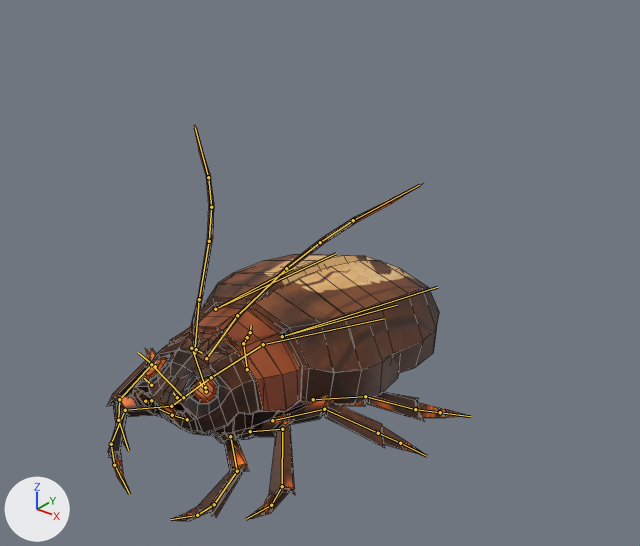
Two versions of the Blender file Assets/Blender/Cockroach_Enemy_NEW.blend, one commit apart.
Rendered twice from a camera (50 mm lens) standing at (0.763, -0.731, 0.796) and looking at (0.059, 0.149, 0.25). The lights are fixed; the arrows at lower left show +X, +Y and +Z. The older version comes first. Both versions are drawn at frame 294 of the action 'Cockroach_Alert.001'; the numbers are the values there. The bones that bend it are drawn over the model as lines. Mesh edges are drawn as thin lines.

The first picture shows 'Cockroach_Smol', 'Cockroach_Smol_2', 'Cockroach_Smol_3'.
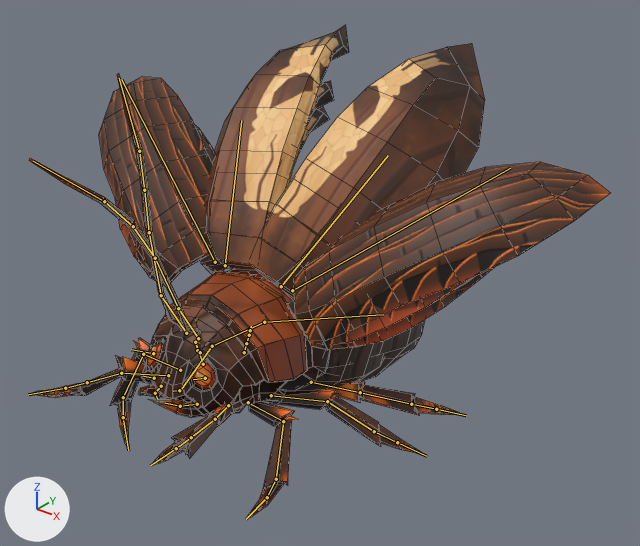
Boxes [x1, y1, x2, y2] around the edits, measured in the pictures (640 x 546 px):
'Cockroach_Smol_2', posed: before [108, 254, 439, 516]; after [78, 25, 611, 487]
'Cockroach_Smol', posed: before [107, 125, 471, 521]; after [30, 74, 475, 515]
'Cockroach_Smol_3', posed (55% wider, 13% taller): before [124, 126, 425, 519]; after [29, 73, 496, 519]
bone 'Spine', root to tip: before (211, 377) to (263, 344); after (212, 346) to (264, 322)
bone 'Head', root to tip: before (211, 377) to (169, 407); after (212, 346) to (179, 392)
bone 'Jaw.R', root to tip: before (151, 400) to (145, 401); after (161, 386) to (155, 393)
bone 'Jaw.L', root to tip: before (187, 419) to (172, 415); after (197, 404) to (180, 406)
bone 'Anten_01.R', root to tip: before (194, 353) to (199, 299); after (186, 333) to (161, 295)
bone 'Anten_02.R', root to tip: before (199, 299) to (209, 241); after (161, 295) to (149, 232)
bone 'Anten_03.R', root to tip: before (209, 241) to (211, 207); after (149, 232) to (144, 190)
bone 'Anten_04.R', root to tip: before (211, 207) to (208, 177); after (144, 190) to (139, 151)
bone 'Anten_05.R', root to tip: before (208, 177) to (195, 127); after (139, 151) to (119, 78)
bone 'Anten_01.L', root to tip: before (206, 358) to (237, 315); after (198, 338) to (178, 308)
bone 'Anten_02.L', root to tip: before (237, 315) to (286, 268); after (178, 308) to (155, 258)
bone 'Anten_03.L', root to tip: before (286, 268) to (320, 242); after (155, 258) to (133, 226)
bone 'Anten_04.L', root to tip: before (320, 242) to (353, 220); after (133, 226) to (104, 201)
bone 'Anten_05.L', root to tip: before (353, 220) to (419, 185); after (104, 201) to (33, 161)
bone 'Butt', root to tip: before (263, 344) to (384, 318); after (264, 322) to (383, 314)
bone 'wing_lid.L', root to tip: before (282, 336) to (397, 305); after (281, 286) to (388, 155)
bone 'wing_lid.R', root to tip: before (215, 309) to (292, 268); after (225, 265) to (241, 120)
bone 'wing.L', root to tip: before (282, 336) to (437, 287); after (292, 290) to (510, 168)
bone 'wing.R', root to tip: before (215, 309) to (336, 253); after (215, 262) to (121, 79)

The change in detail:
Bone 'F_IK.R' (bone_f_ik_r) moves from (0.122, -0.046, 0.0) to (0.047, -0.126, 0.172).
Bone 'F_IK.L' (bone_f_ik_l) moves from (-0.122, -0.046, 0.0) to (-0.05, -0.126, 0.172).
Bone 'Spine' (bone_spine) moves from (0.0, 0.011, -0.041) to (0.0, 0.025, 0.005).
Bone 'Spine' (bone_spine) turns from (-7, 0, 0) to (-14, 0, 0) degrees about its own x, y and z.
Bone 'Head' (bone_head) turns from (12, 0, 0) to (-21, 0, 0) degrees about its own x, y and z.
Bone 'Jaw.R' (bone_jaw_r) turns from (44, 0, 1) to (44, -2, 3) degrees about its own x, y and z.
Bone 'Jaw.L' (bone_jaw_l) turns from (44, 0, -1) to (44, 2, -3) degrees about its own x, y and z.
Bone 'Anten_01.R' (bone_anten_01_r) turns from (17, -20, 10) to (50, -11, -1) degrees about its own x, y and z.
Bone 'Anten_02.R' (bone_anten_02_r) turns from (9, -11, 5) to (1, -3, -4) degrees about its own x, y and z.
Bone 'Anten_03.R' (bone_anten_03_r) turns from (9, -11, 4) to (4, -3, -4) degrees about its own x, y and z.
Bone 'Anten_04.R' (bone_anten_04_r) turns from (10, -10, 4) to (8, -3, -4) degrees about its own x, y and z.
Bone 'Anten_05.R' (bone_anten_05_r) turns from (9, -8, 4) to (13, -3, -4) degrees about its own x, y and z.
Bone 'Anten_01.L' (bone_anten_01_l) turns from (17, 20, -10) to (56, 12, 2) degrees about its own x, y and z.
Bone 'Anten_02.L' (bone_anten_02_l) turns from (9, 11, -5) to (12, 4, 4) degrees about its own x, y and z.
Bone 'Anten_03.L' (bone_anten_03_l) turns from (9, 11, -4) to (15, 4, 4) degrees about its own x, y and z.
Bone 'Anten_04.L' (bone_anten_04_l) turns from (10, 10, -4) to (14, 3, 4) degrees about its own x, y and z.
Bone 'Anten_05.L' (bone_anten_05_l) turns from (9, 8, -4) to (11, 2, 4) degrees about its own x, y and z.
Bone 'Butt' (bone_butt) turns from (0, 0, 0) to (-2, 0, 0) degrees about its own x, y and z.
Bone 'wing_lid.L' (bone_wing_lid_l) moves from (0.0, 0.0, 0.0) to (-0.01, -0.008, 0.029).
Bone 'wing_lid.L' (bone_wing_lid_l) turns from (0, 0, 0) to (60, 9, -18) degrees about its own x, y and z.
Bone 'wing_lid.R' (bone_wing_lid_r) moves from (0.0, 0.0, 0.0) to (0.01, -0.008, 0.029).
Bone 'wing_lid.R' (bone_wing_lid_r) turns from (0, 0, 0) to (60, -9, 18) degrees about its own x, y and z.
Bone 'wing.L' (bone_wing_l) moves from (0.0, 0.0, 0.0) to (0.009, -0.005, 0.029).
Bone 'wing.L' (bone_wing_l) turns from (0, 0, 0) to (40, 4, -75) degrees about its own x, y and z.
Bone 'wing.R' (bone_wing_r) moves from (0.0, 0.0, 0.0) to (-0.009, -0.005, 0.029).
Bone 'wing.R' (bone_wing_r) turns from (0, 0, 0) to (40, -4, 75) degrees about its own x, y and z.
